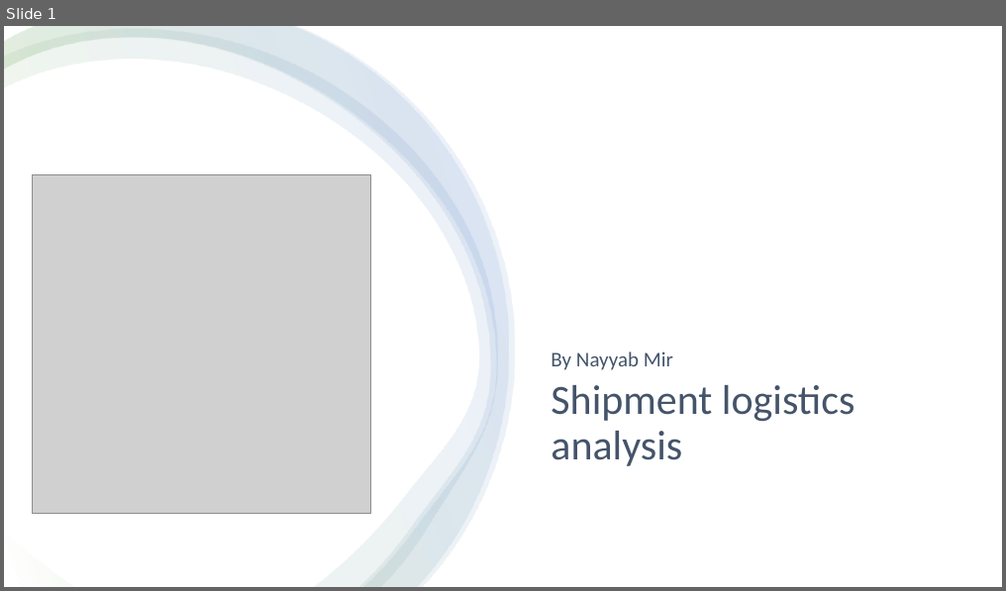
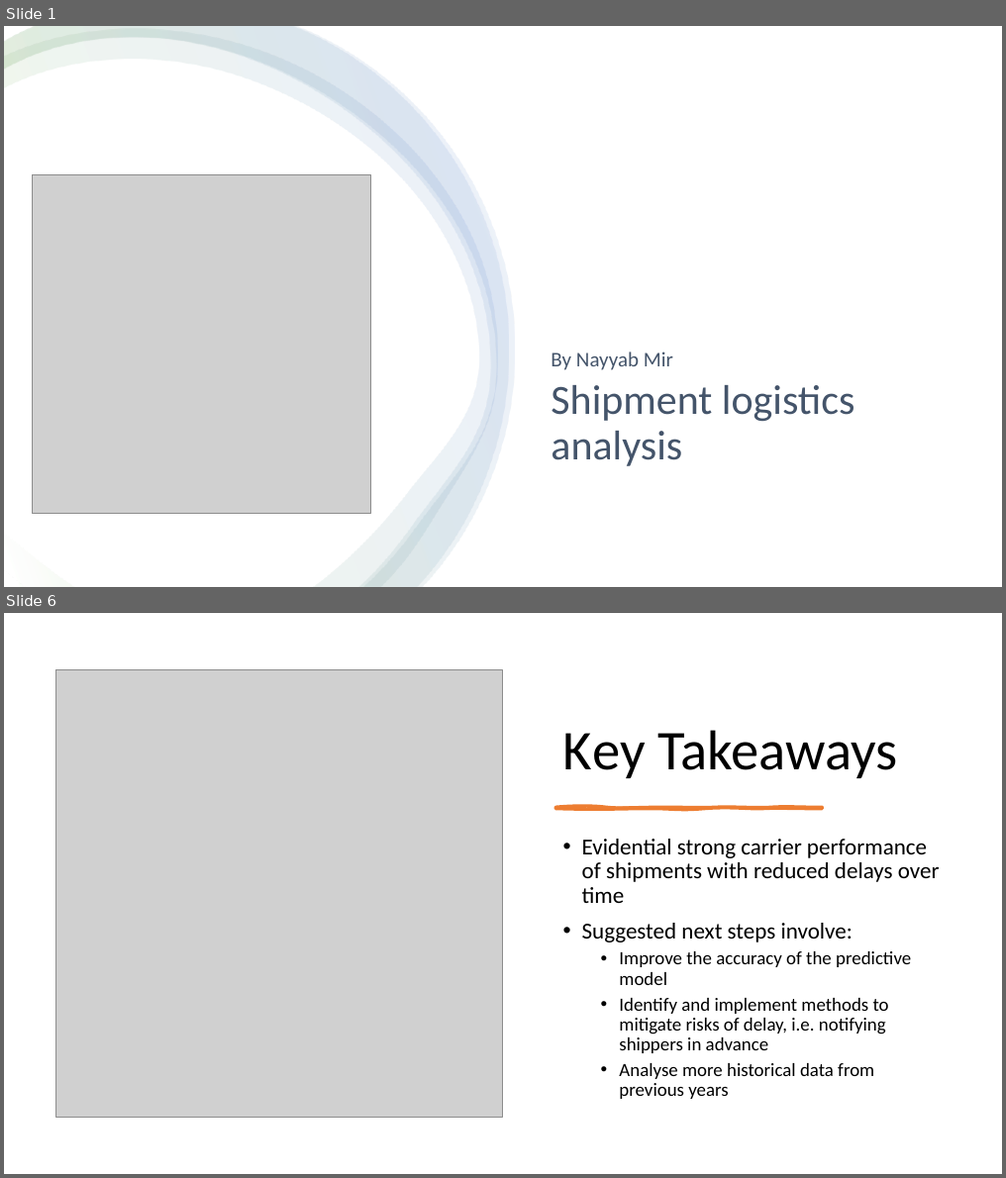
Before and after one commit to Nayyab123/Nayyab, a slide deck: Shipment logistics analysis.pptx. Shown one above the other, each under a label of ours: slide 1 before the commit, slides 1 and 6 after it; the slides between them are not shown. The pictures are 1006x591 and 1006x1178 pixels, drawn with LibreOffice and Linux fonts; fonts in the diff are those of the drawing; grey boxes stand for pictures. Boxes give left, top, right and bottom in pixels: in the first picture for what was removed or moved away, otherwise in the second. Text is boxed around its words. In the diff, an @@ line names an element or a change of style, - is before the commit and + after.

```diff
--- a/Shipment logistics analysis.pptx
+++ b/Shipment logistics analysis.pptx
@@ slide 6 added at [4, 613, 1002, 1174], background #FFFFFF @@
@@ picture added at [55, 670, 503, 1118] @@
@@ title added at [563, 730, 898, 778], 54 pt, text #000000 @@
+Key Takeaways
@@ freeform shape added at [555, 808, 823, 809], fill #ED7D31, outline #ED7D31 3 pt @@
@@ text added at [582, 839, 940, 1099], 18 pt, text #000000 @@
+• Evidential strong carrier performance of shipments with reduced delays over time
+• Suggested next steps involve:
+  • Improve the accuracy of the predictive model
+  • Identify and implement methods to mitigate risks of delay, i.e. notifying shippers in advance
+  • Analyse more historical data from previous years
```
Also in this commit, not shown: 4 other slides added.
